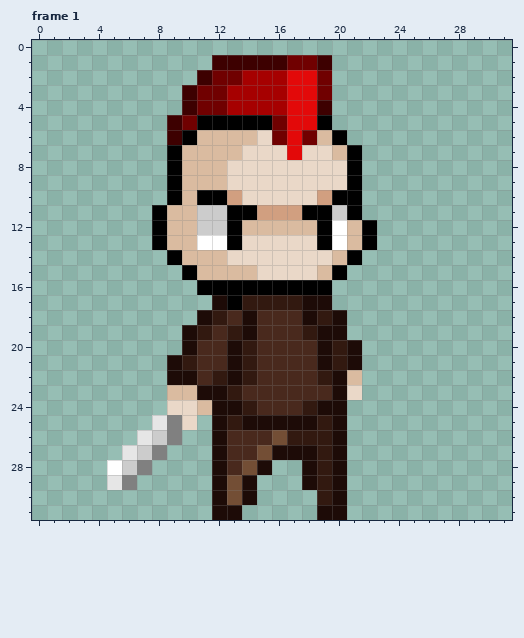
Pixel-art file: Aseprite/ Enemy_1.aseprite. Above, as it was before the edit.
32x32 pixels, 1 frame. Shown: frame 1. The commit also changed other frames, which this record leaves out.
After:
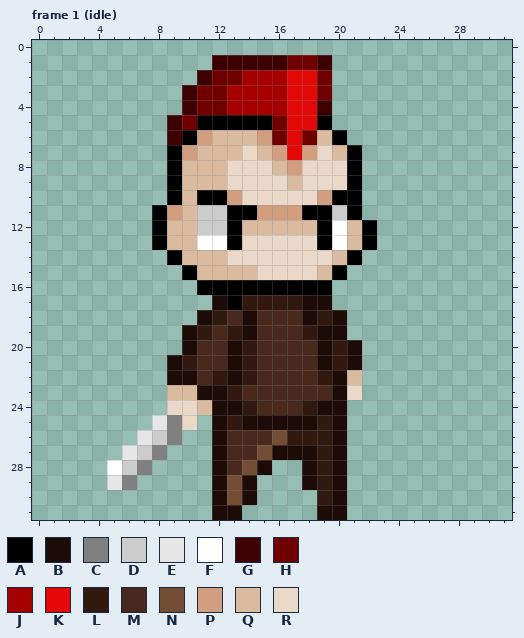
Palette (. is transparent): A #000000  B #1d0b07  C #808080  D #cccccc  E #e6e6e6  F #ffffff  G #3d0000  H #700000  J #a60000  K #e30909  L #321910  M #49291d  N #734e35  P #d19f80  Q #dabba0  R #ead8c8
The commit says: Added (very) basic animations for the enemy.
Edits made:
layer "Flattened" added
layer "Layer 2" removed
Frame 1 (idle), layer "Layer 1":
Colour Q becomes colour P in row 6 at x 11; in row 7 at x 10; in row 11 at x 9.
Colour R becomes colour P in row 6 at x 15; in row 7 at x 16 and 18; in row 8 at x 17.
Colour R becomes colour Q in row 7 at x 15; in row 8 at x 16; in row 9 at x 17.
Boxes around the changes in both pictures, in picture pixels (x1, y1, x2, y2):
changed: (167, 130, 212, 220)
changed: (257, 130, 317, 190)
